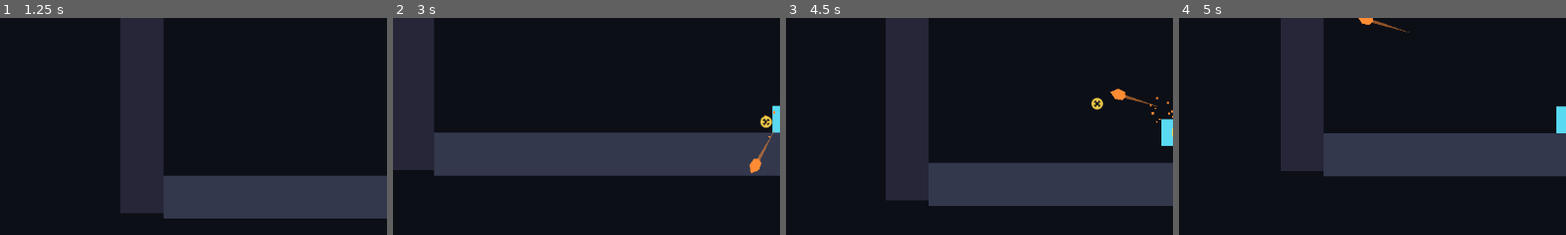
Above: before the commit, frames 1-4 (left to right).
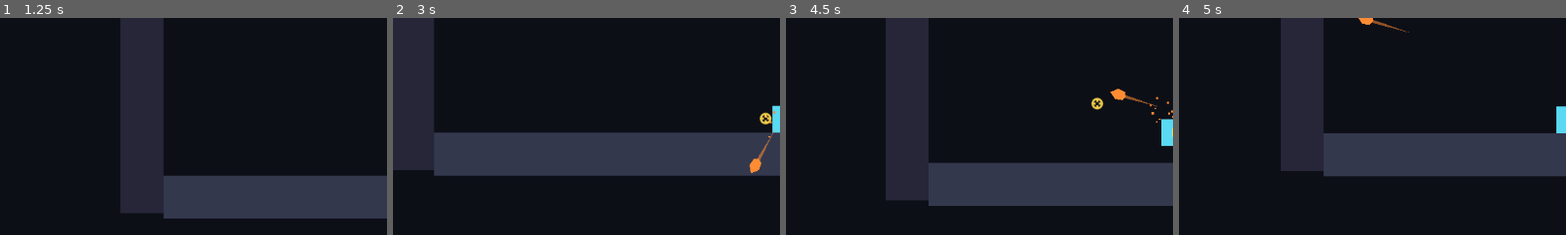
Above: after the commit, the same moments.

Repository: lordiwa/mageRage
Game: Godot game, scene res://levels/sector_01.tscn
Same seed, same stepped clock (60 frames per second), same inputs: the game is played once before the commit and once after it.
Inputs (mouse positions are % of the whole screen's width and height, from its top left):
- Up to frame 1 (1.25 s): tap Enter at 0.5 s; move the mouse to (72, 45) at 0.52 s; hold D (move_right) from 0.53 s (still down); tap E (cast_primary) at 0.6 s; click (72, 45) at 0.67 s; tap Space (jump) at 0.77 s; tap Q (cast_secondary) at 0.8 s
- Up to frame 2 (3 s): release D (move_right) at 1.25 s; drag from (30, 55) to (66, 54) at 1.27 s; move the mouse to (60, 28) at 2.02 s; hold D (move_right) 2.03-2.75 s; tap E (cast_primary) at 2.1 s; click (60, 28) at 2.17 s; tap Q (cast_secondary) at 2.3 s; drag from (45, 70) to (55, 12) at 2.77 s
- Up to frame 3 (4.5 s): move the mouse to (80, 65) at 3.52 s; hold A (move_left) 3.53-4.25 s; tap Shift (dash) at 3.6 s; click (80, 65) at 3.67 s; tap Space (jump) at 3.77 s; tap Q (cast_secondary) at 3.8 s; drag from (20, 35) to (81, 71) at 4.27 s
- Up to frame 4 (5 s): no input
The pictures show only the part of the screen within x 0-50%, y 27-77%; the shares and areas given below are measured in that part.

Frame 1 is identical in both runs. In frame 2, 0.2% of the frame differs, in the area x 94-98%, y 43-51%; in frame 3, less than 0.1%; in frame 4, nothing differs.

Commit message:
feat(TASK-031): soft aim-assist (aim magnetism) per DD-012
Add a PURE, deterministic AimAssist.assist() (scripts/combat/aim_assist.gd):
finds the nearest enemy inside the outer cone (~+/-20deg) AND range (~400px) of
the raw aim, then rotates the aim toward it by a BOUNDED amount -- full snap
inside the inner cone (~8deg), a linear partial pull that fades to zero at the
outer edge, no assist outside the cone, beyond range, or behind the player.
No RNG, no node lookups, no hidden state (DD-001 fair/deterministic/legible);
returns a normalized aim, raw_aim unchanged when nothing qualifies, safe on a
zero-length aim.

Wire it into the Player (scripts/player/player.gd): cast_aim() gathers live
"enemies"-group positions and runs the raw _aim through AimAssist; cast_primary
/cast_secondary and the muzzle now fire along this assisted aim, while the raw
_aim still drives movement/facing (manual aim outside the cone is respected).
The reticle is positioned along the assisted aim so the crosshair shows where
the shot will actually go (DD-012 legibility). Cone / inner-cone / range are
@export tunables (provisional DD-012 values; outer cone 0 disables the assist),
not buried magic numbers.

Co-Authored-By: Claude Opus 4.8 (1M context) <noreply@anthropic.com>

Diff:
--- /dev/null
+++ b/scripts/combat/aim_assist.gd
@@ -0,0 +1,89 @@
+## DD-012 soft aim-assist (aim magnetism) — the pure, deterministic core.
+##
+## SOFT magnetism, NOT a hard lock-on. The player keeps FULL manual control; this
+## only BIASES the cast aim toward an enemy the player is already roughly aiming
+## at. There is no button, no persistent "fixed target" state, no takeover — just
+## a bounded rotation of the raw aim each time a cast is computed.
+##
+## DD-001 demands fair / deterministic / legible difficulty with no hidden help:
+## `assist()` is a PURE function of (raw_aim, player_pos, enemy_positions, cones,
+## range) — no RNG, no node lookups, no accumulators, no hidden state. The same
+## inputs always yield the same aim, so the player can always understand why a
+## shot went where it did (and the reticle is fed the same result for legibility).
+##
+## The magnetism profile (DD-012, provisional values supplied by the caller):
+##   - Find the NEAREST enemy that lies within the OUTER cone (+/-cone_deg) of the
+##     raw aim AND within range_px.
+##   - If its angular offset is within the INNER cone (+/-inner_cone_deg): FULL
+##     snap onto the enemy.
+##   - Between the inner and outer cone: a PARTIAL lerp — rotate toward the enemy
+##     by a fraction that fades to zero at the outer edge (so the assist is
+##     seamless, never a visible jerk at the boundary).
+##   - Outside the outer cone, beyond range, or behind the player: NO assist; the
+##     raw aim is returned unchanged (deliberate aim elsewhere is respected).
+##
+## Returns a NORMALIZED aim. When nothing qualifies it returns the raw aim
+## (normalized); a degenerate (zero-length) raw aim returns a safe unit vector.
+class_name AimAssist extends RefCounted
+
+
+## Compute the assisted cast aim. See the class header for the full contract.
+##   raw_aim          - the player's manual aim (need not be normalized).
+##   player_pos       - the aim origin (muzzle / body) in world space.
+##   enemy_positions  - candidate enemy world positions (the "enemies" group).
+##   cone_deg         - OUTER cone half-angle in degrees (DD-012 ~20).
+##   inner_cone_deg   - INNER full-snap cone half-angle in degrees (DD-012 ~8).
+##   range_px         - maximum assist distance in pixels (DD-012 ~400).
+static func assist(
+	raw_aim: Vector2,
+	player_pos: Vector2,
+	enemy_positions: Array,
+	cone_deg: float,
+	inner_cone_deg: float,
+	range_px: float
+) -> Vector2:
+	# A zero-length aim has no direction to bias; return a safe finite unit vector.
+	if raw_aim.length() <= 0.0001:
+		return Vector2.RIGHT
+	var aim := raw_aim.normalized()
+
+	var cone := deg_to_rad(cone_deg)
+	var inner := deg_to_rad(inner_cone_deg)
+
+	# Pick the NEAREST enemy that qualifies (inside the outer cone AND in range).
+	# Distance, not angle, selects the target (DD-012: "nearest enemy ...").
+	var best_dir := Vector2.ZERO
+	var best_offset := 0.0          # signed angle from aim to the chosen enemy
+	var best_dist_sq := INF
+	var range_sq := range_px * range_px
+
+	for pos in enemy_positions:
+		var to_enemy: Vector2 = pos - player_pos
+		var dist_sq := to_enemy.length_squared()
+		if dist_sq <= 0.0001:
+			# Enemy exactly on the player: no direction to pull toward — skip.
+			continue
+		if dist_sq > range_sq:
+			continue                # beyond range
+		var offset := aim.angle_to(to_enemy)   # signed; magnitude is the cone test
+		if absf(offset) > cone:
+			continue                # outside the outer cone (also rejects behind)
+		if dist_sq < best_dist_sq:
+			best_dist_sq = dist_sq
+			best_offset = offset
+			best_dir = to_enemy.normalized()
+
+	if best_dir == Vector2.ZERO:
+		return aim                  # nothing qualified: manual aim respected
+
+	var mag := absf(best_offset)
+	if mag <= inner:
+		# Inside the inner cone: full snap onto the enemy.
+		return best_dir
+
+	# Between the cones: partial pull. The strength fades linearly from 1.0 at the
+	# inner edge to 0.0 at the outer edge, so the assist is continuous (no jerk at
+	# either boundary) and never over-rotates past the enemy.
+	var t := (cone - mag) / (cone - inner)
+	t = clampf(t, 0.0, 1.0)
+	return aim.rotated(best_offset * t).normalized()
--- a/scripts/player/player.gd
+++ b/scripts/player/player.gd
@@ -22,6 +22,17 @@
 const MUZZLE_OFFSET := 10.0        # muzzle distance from the body along the aim
 const AIM_STICK_THRESHOLD := 0.2   # min right-stick magnitude to count as PAD aim
 const _AIM_FACING_EPS := 0.05      # |aim.x| must exceed this to flip facing
+
+## DD-012 soft aim-assist (aim magnetism) tunables — PROVISIONAL, to be tuned in
+## playtest. @export so a designer can dial them in the inspector without code.
+## The cast aim (NOT movement / raw aim) is biased toward the nearest enemy that
+## sits within AIM_ASSIST_CONE_DEG of the manual aim and within AIM_ASSIST_RANGE:
+## full snap inside AIM_ASSIST_INNER_CONE_DEG, partial pull out to the outer cone,
+## no assist beyond it (deliberate aim elsewhere is respected). Set the outer cone
+## to 0 to disable the assist entirely.
+@export var aim_assist_cone_deg := 20.0         # outer cone half-angle (deg)
+@export var aim_assist_inner_cone_deg := 8.0    # inner full-snap cone (deg)
+@export var aim_assist_range := 400.0           # max assist distance (px)
 
 ## Which device last drove aiming. NONE = before any aim input (keyboard-only
 ## casting falls back to facing); PAD = right stick; MOUSE = cursor position.
@@ -177,14 +188,16 @@
 	tick_iframes(delta)
 	_process_blink(delta)
 
-	# Twin-stick aiming: resolve the aim vector ONCE per frame, before casting,
-	# so the reticle and the spell share the same direction. Then keep facing /
-	# muzzle / reticle in sync with it.
+	# Twin-stick aiming: resolve the RAW aim vector ONCE per frame, before
+	# casting. Facing reads the raw manual aim (DD-012: the assist must not fight
+	# the player's intent). The reticle/muzzle/cast use the ASSISTED aim so the
+	# reticle shows where the shot will actually go (DD-012 legibility).
 	_aim = aim_direction()
 	apply_aim_to_facing()
+	var assisted := cast_aim()
 	if _muzzle != null:
-		_muzzle.position = _aim * MUZZLE_OFFSET
-	_update_reticle()
+		_muzzle.position = assisted * MUZZLE_OFFSET
+	_update_reticle(assisted)
 
 	_process_magic(delta)
 
@@ -233,6 +246,39 @@
 func is_aiming() -> bool:
 	return _aim_device != AimDevice.NONE
 
+## DD-012 soft aim-assist: the aim ACTUALLY used for casting (and the reticle).
+## Biases the raw manual `_aim` toward the nearest enemy within the assist cone +
+## range via the pure AimAssist.assist(); enemies come from the "enemies" group.
+## Leaves `_aim` (movement / facing) untouched. With no enemies, a disabled cone
+## (cone <= 0), or an enemy outside the cone, this returns the raw `_aim` so
+## deliberate aim elsewhere is respected. Safe with no SceneTree (returns `_aim`).
+func cast_aim() -> Vector2:
+	if aim_assist_cone_deg <= 0.0:
+		return _aim
+	return AimAssist.assist(
+		_aim,
+		aim_origin(),
+		_gather_enemy_positions(),
+		aim_assist_cone_deg,
+		aim_assist_inner_cone_deg,
+		aim_assist_range,
+	)
+
+## Collect live enemy world positions from the "enemies" group for the assist.
+## Skips non-Node2D and queued-for-deletion nodes. Empty when there is no tree.
+func _gather_enemy_positions() -> Array[Vector2]:
+	var positions: Array[Vector2] = []
+	var tree := get_tree()
+	if tree == null:
+		return positions
+	for n in tree.get_nodes_in_group("enemies"):
+		if not (n is Node2D):
+			continue
+		if (n as Node).is_queued_for_deletion():
+			continue
+		positions.append((n as Node2D).global_position)
+	return positions
+
 ## Drive facing from the aim while a device is active and the aim has a clear
 ## horizontal component. Pure-vertical aim leaves facing untouched; when not
 ## aiming the FSM owns facing (movement direction).
@@ -245,16 +291,22 @@
 func reticle_local_position(aim: Vector2) -> Vector2:
 	return aim * AIM_RADIUS
 
-## Position the reticle for this frame. MOUSE aim snaps it to the cursor (world
-## space); PAD/NONE orbit it around the player at AIM_RADIUS. Null-guarded so a
-## minimal Player without a Reticle child is fine.
-func _update_reticle() -> void:
+## Position the reticle for this frame using the ASSISTED aim, so the crosshair
+## shows where the shot will actually go (DD-012 legibility). MOUSE aim snaps the
+## reticle to the cursor in world space but rotated onto the assisted direction
+## (the muzzle->reticle ray follows the assist); PAD/NONE orbit it around the
+## player at AIM_RADIUS along the assisted aim. Null-guarded so a minimal Player
+## without a Reticle child is fine.
+func _update_reticle(aim: Vector2) -> void:
 	if _reticle == null:
 		return
 	if _aim_device == AimDevice.MOUSE:
-		_reticle.global_position = get_global_mouse_position()
+		# Keep the reticle's DISTANCE at the cursor but point it along the assisted
+		# aim, so a magnetized shot and the crosshair stay co-linear.
+		var reach := (get_global_mouse_position() - aim_origin()).length()
+		_reticle.global_position = aim_origin() + aim * reach
 	else:
-		_reticle.position = reticle_local_position(_aim)
+		_reticle.position = reticle_local_position(aim)
 
 ## DD-009: blink the sprite while invulnerable (readable i-frame feedback, no
 ## control stun). Sprite stays visible when not invulnerable.
@@ -285,10 +337,13 @@
 	elif Input.is_action_just_pressed("element_3"):
 		_magic.select(2)
 	var origin: Node2D = _muzzle if _muzzle != null else self
+	# DD-012: cast along the ASSISTED aim (magnetized toward a roughly-aimed-at
+	# enemy), not the raw manual aim. The reticle already reflects this direction.
+	var aim := cast_aim()
 	if Input.is_action_just_pressed("cast_primary"):
-		_magic.cast_primary(origin, _aim)
+		_magic.cast_primary(origin, aim)
 	if Input.is_action_just_pressed("cast_secondary"):
-		_magic.cast_secondary(origin, _aim)
+		_magic.cast_secondary(origin, aim)
 
 ## Read-only accessors for the HUD (decoupled: the HUD polls, the player exposes).
 func current_mana() -> float:
@@ -351,4 +406,5 @@
 	if mgr == null or not mgr.has_method("cast_primary"):
 		return
 	var origin: Node2D = _muzzle if _muzzle != null else self
-	mgr.cast_primary(origin, _aim)
+	# Mirror gameplay: cast along the DD-012 assisted aim.
+	mgr.cast_primary(origin, cast_aim())
--- /dev/null
+++ b/test/test_player_aim_assist.gd
@@ -0,0 +1,113 @@
+## DD-012 aim-assist WIRING on the Player (headless, no physics, no Input).
+##
+## Criterion 2/3/4: the assist is wired into the cast aim via the cast_aim() seam
+## (which cast_primary/cast_secondary use), it reads live enemies from the
+## "enemies" group, it leaves the raw _aim (movement/facing) untouched, manual aim
+## outside the cone is respected, and the cone/range are @export tunables (so
+## setting the cone to 0 disables the assist). No await / no physics frame — the
+## Player's combat children are optional, so a bare Player.new() exercises the
+## pure wiring deterministically.
+extends GutTest
+
+var player: Player
+
+
+# A minimal Node2D placed in the "enemies" group at a world position, so
+# Player._gather_enemy_positions() picks it up exactly like a real drone.
+func _spawn_enemy(at: Vector2) -> Node2D:
+	var e := Node2D.new()
+	e.global_position = at
+	e.add_to_group("enemies")
+	add_child_autofree(e)
+	return e
+
+
+func before_each() -> void:
+	player = Player.new()
+	add_child_autofree(player)
+	player.global_position = Vector2.ZERO
+
+
+# --- Criterion 2: cast aim biases toward a roughly-aimed-at enemy ------------
+
+func test_cast_aim_biases_toward_enemy_in_cone() -> void:
+	# Enemy just off the aim (5deg, inside the inner cone) and in range: the cast
+	# aim snaps onto it while the raw _aim stays put.
+	_spawn_enemy(Vector2.RIGHT.rotated(deg_to_rad(5.0)) * 200.0)
+	player.set_aim_for_test(Vector2.RIGHT, Player.AimDevice.PAD)
+	var cast := player.cast_aim()
+	assert_almost_eq(cast.angle(), deg_to_rad(5.0), 0.01,
+		"cast_aim() biases toward an enemy inside the cone+range")
+
+
+func test_raw_aim_untouched_by_assist() -> void:
+	# The assist must NOT mutate _aim (movement / facing read the raw manual aim).
+	_spawn_enemy(Vector2.RIGHT.rotated(deg_to_rad(5.0)) * 200.0)
+	player.set_aim_for_test(Vector2.RIGHT, Player.AimDevice.PAD)
+	var _cast := player.cast_aim()
+	assert_almost_eq(player._aim.angle(), 0.0, 0.001,
+		"the raw _aim is left untouched by the assist")
+
+
+# --- Criterion 2: manual aim outside the cone is respected ------------------
+
+func test_manual_aim_outside_cone_respected() -> void:
+	# Enemy at 45deg, well outside the 20deg cone: the player is deliberately
+	# aiming elsewhere, so the cast aim equals the raw aim (no pull).
+	_spawn_enemy(Vector2.RIGHT.rotated(deg_to_rad(45.0)) * 200.0)
+	player.set_aim_for_test(Vector2.RIGHT, Player.AimDevice.PAD)
+	var cast := player.cast_aim()
+	assert_almost_eq(cast.angle(), 0.0, 0.001,
+		"an enemy outside the cone does not pull the cast aim (manual aim respected)")
+
+
+func test_no_enemies_cast_aim_equals_raw() -> void:
+	player.set_aim_for_test(Vector2.UP, Player.AimDevice.PAD)
+	var cast := player.cast_aim()
+	assert_almost_eq(cast.angle(), Vector2.UP.angle(), 0.001,
+		"with no enemies the cast aim equals the raw aim")
+
+
+# --- Criterion 4: cone is a tunable that can disable the assist --------------
+
+func test_zero_cone_disables_assist() -> void:
+	# A would-be-assisted enemy is present, but a 0 outer cone disables the assist.
+	_spawn_enemy(Vector2.RIGHT.rotated(deg_to_rad(5.0)) * 200.0)
+	player.aim_assist_cone_deg = 0.0
+	player.set_aim_for_test(Vector2.RIGHT, Player.AimDevice.PAD)
+	var cast := player.cast_aim()
+	assert_almost_eq(cast.angle(), 0.0, 0.001,
+		"setting the outer cone to 0 disables the assist (raw aim returned)")
+
+
+func test_assist_tunables_exist_with_provisional_defaults() -> void:
+	# Criterion 4: named @export tunables, not buried magic numbers.
+	assert_eq(player.aim_assist_cone_deg, 20.0, "outer cone default (DD-012 provisional)")
+	assert_eq(player.aim_assist_inner_cone_deg, 8.0, "inner cone default (DD-012 provisional)")
+	assert_eq(player.aim_assist_range, 400.0, "range default (DD-012 provisional)")
+
+
+# --- Criterion 3: the reticle reflects the assisted direction ---------------
+
+func test_reticle_reflects_assisted_direction() -> void:
+	# Give the Player a Reticle child, aim at +X with an enemy inside the inner
+	# cone, then drive the reticle update with the assisted aim (as _process does).
+	# The orbiting reticle (PAD aim) must sit along the ASSISTED direction, not the
+	# raw aim -- so the crosshair shows where the magnetized shot will go (DD-012).
+	var reticle := Reticle.new()
+	reticle.name = "Reticle"
+	player.add_child(reticle)
+	# _reticle is wired via @onready at _ready(), which already ran when the bare
+	# Player was added in before_each(); assign the child the update reads from.
+	player._reticle = reticle
+	_spawn_enemy(Vector2.RIGHT.rotated(deg_to_rad(5.0)) * 200.0)
+	player.set_aim_for_test(Vector2.RIGHT, Player.AimDevice.PAD)
+
+	var assisted := player.cast_aim()
+	player._update_reticle(assisted)
+
+	# Local orbit position points along the assisted aim, not the raw +X.
+	assert_almost_eq(reticle.position.angle(), deg_to_rad(5.0), 0.01,
+		"the reticle orbits along the assisted aim direction")
+	assert_almost_ne(reticle.position.angle(), 0.0, 0.01,
+		"the reticle is NOT left on the raw (unassisted) +X aim")
Not shown, added: scripts/combat/aim_assist.gd.uid
Not shown, added: test/test_player_aim_assist.gd.uid
